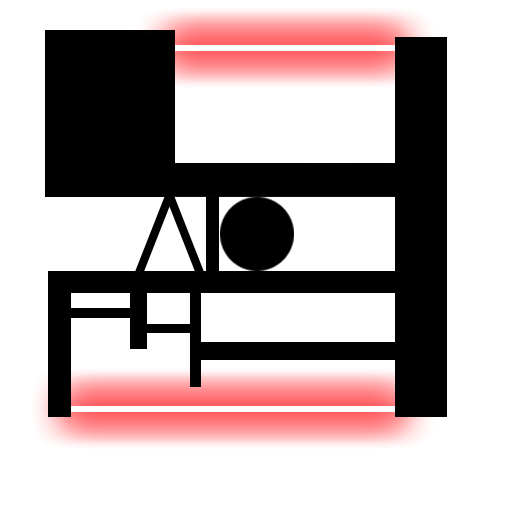
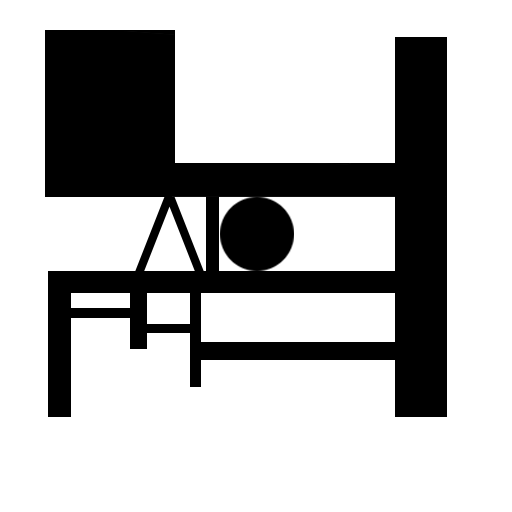
Revision of a layered w=512, h=512 image; what changed, layer by layer:
pixels changed over bbox(32, 7, 434, 449) (layer not identified)
